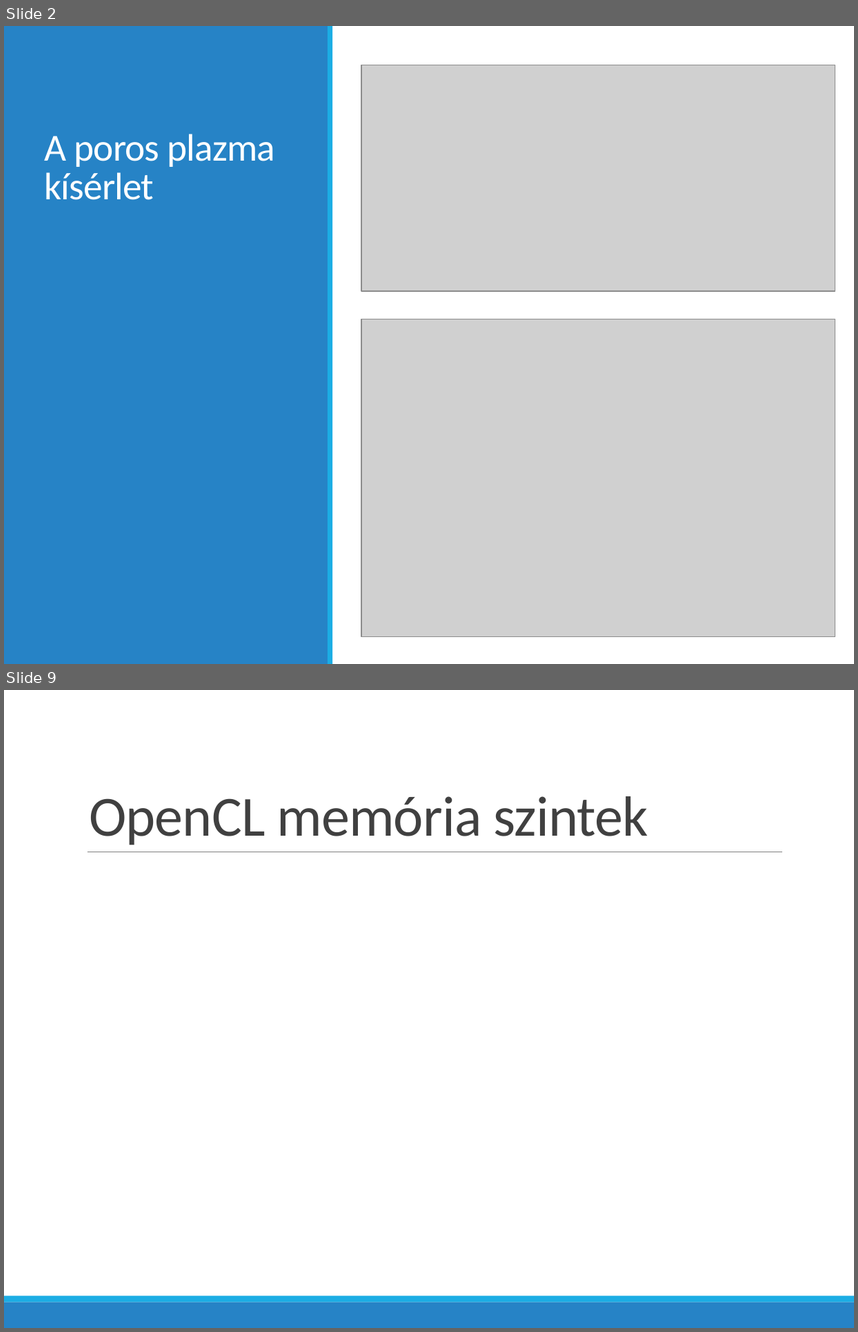
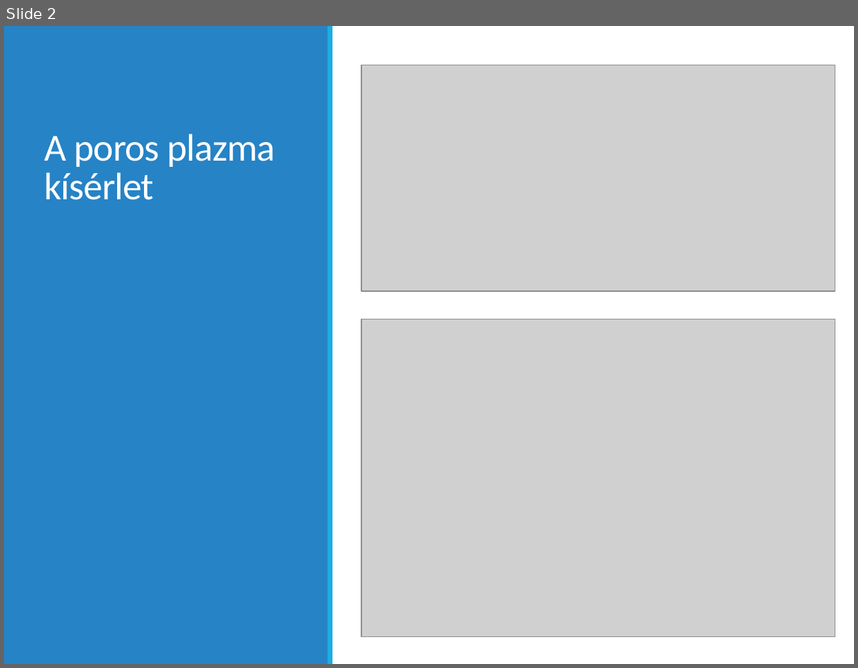
Before and after one commit to bakroistvan/diploma1_duma, a slide deck: prezi/bakro_diploma1.pptx. Shown one above the other, each under a label of ours: slides 2 and 9 before the commit, slide 2 after it; the slides between them are not shown. The pictures are 858x1332 and 858x668 pixels, drawn with LibreOffice and Linux fonts; fonts in the diff are those of the drawing; grey boxes stand for pictures. Boxes give left, top, right and bottom in pixels: in the first picture for what was removed or moved away, otherwise in the second. Text is boxed around its words. In the diff, an @@ line names an element or a change of style, - is before the commit and + after.

```diff
--- a/prezi/bakro_diploma1.pptx
+++ b/prezi/bakro_diploma1.pptx
@@ slide 9 removed at <box>4,690,854,1328</box>, background #FFFFFF @@
@@ title removed at <box>89,796,648,845</box> @@
-OpenCL memória szintek
@@ line removed from (87, 851) to (782, 851) @@
@@ rectangle removed at <box>4,1301,854,1328</box> @@
@@ rectangle removed at <box>4,1295,854,1301</box> @@
```
Also in this commit, not shown: 5 slides changed, 9 slides added, 5 other slides removed, 1 other file.
